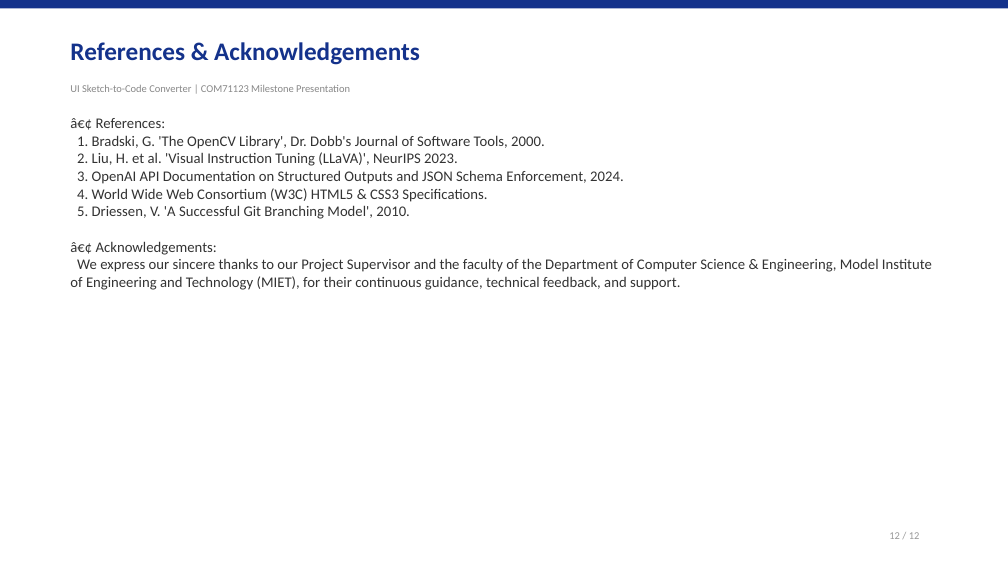
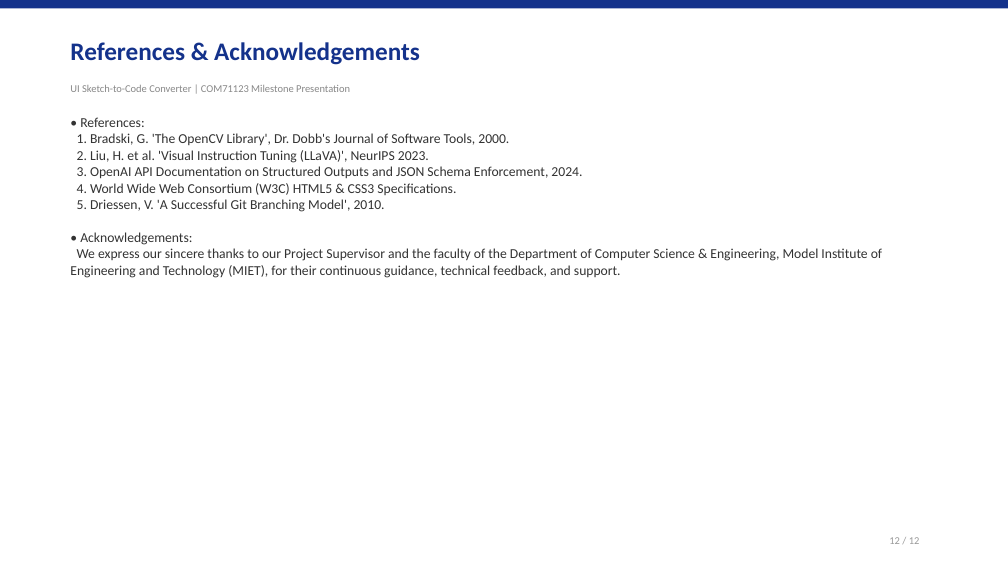
Before and after one commit to arun160420/ui-sketch-to-code, a slide deck: slide 12 of UI_Sketch_to_Code_Presentation.pptx. Drawn at 1008x567 pixels with LibreOffice and Linux fonts; fonts in the diff are those of the drawing. Boxes give left, top, right and bottom in pixels: in the first picture for what was removed or moved away, otherwise in the second. Text is boxed around its words. In the diff, an @@ line names an element or a change of style, - is before the commit and + after.

```diff
--- a/UI_Sketch_to_Code_Presentation.pptx
+++ b/UI_Sketch_to_Code_Presentation.pptx
@@ text at box(70, 117, 882, 278): text changed; size 14 to 13 pt @@
-â€¢ References:
-1. Bradski, G. 'The OpenCV Library', Dr. Dobb's Journal of Software Tools, 2000.
-2. Liu, H. et al. 'Visual Instruction Tuning (LLaVA)', NeurIPS 2023.
-3. OpenAI API Documentation on Structured Outputs and JSON Schema Enforcement, 2024.
-4. World Wide Web Consortium (W3C) HTML5 & CSS3 Specifications.
-5. Driessen, V. 'A Successful Git Branching Model', 2010.
-â€¢ Acknowledgements:
-We express our sincere thanks to our Project Supervisor and the faculty of the Department of Computer Science & Engineering, Model Institute of Engineering and Technology (MIET), for their continuous guidance, technical feedback, and support.
+• References:
+1. Bradski, G. 'The OpenCV Library', Dr. Dobb's Journal of Software Tools, 2000.
+2. Liu, H. et al. 'Visual Instruction Tuning (LLaVA)', NeurIPS 2023.
+3. OpenAI API Documentation on Structured Outputs and JSON Schema Enforcement, 2024.
+4. World Wide Web Consortium (W3C) HTML5 & CSS3 Specifications.
+5. Driessen, V. 'A Successful Git Branching Model', 2010.
+• Acknowledgements:
+We express our sincere thanks to our Project Supervisor and the faculty of the Department of Computer Science & Engineering, Model Institute of Engineering and Technology (MIET), for their continuous guidance, technical feedback, and support.
@@ text "12 / 12": place and size @@
-text "12 / 12" at box(889, 532, 920, 539)
+text "12 / 12" at box(889, 537, 920, 544)
```
Also in this commit, not shown: 10 other slides changed, 1 slide added, 1 slide removed, 1 other file.
